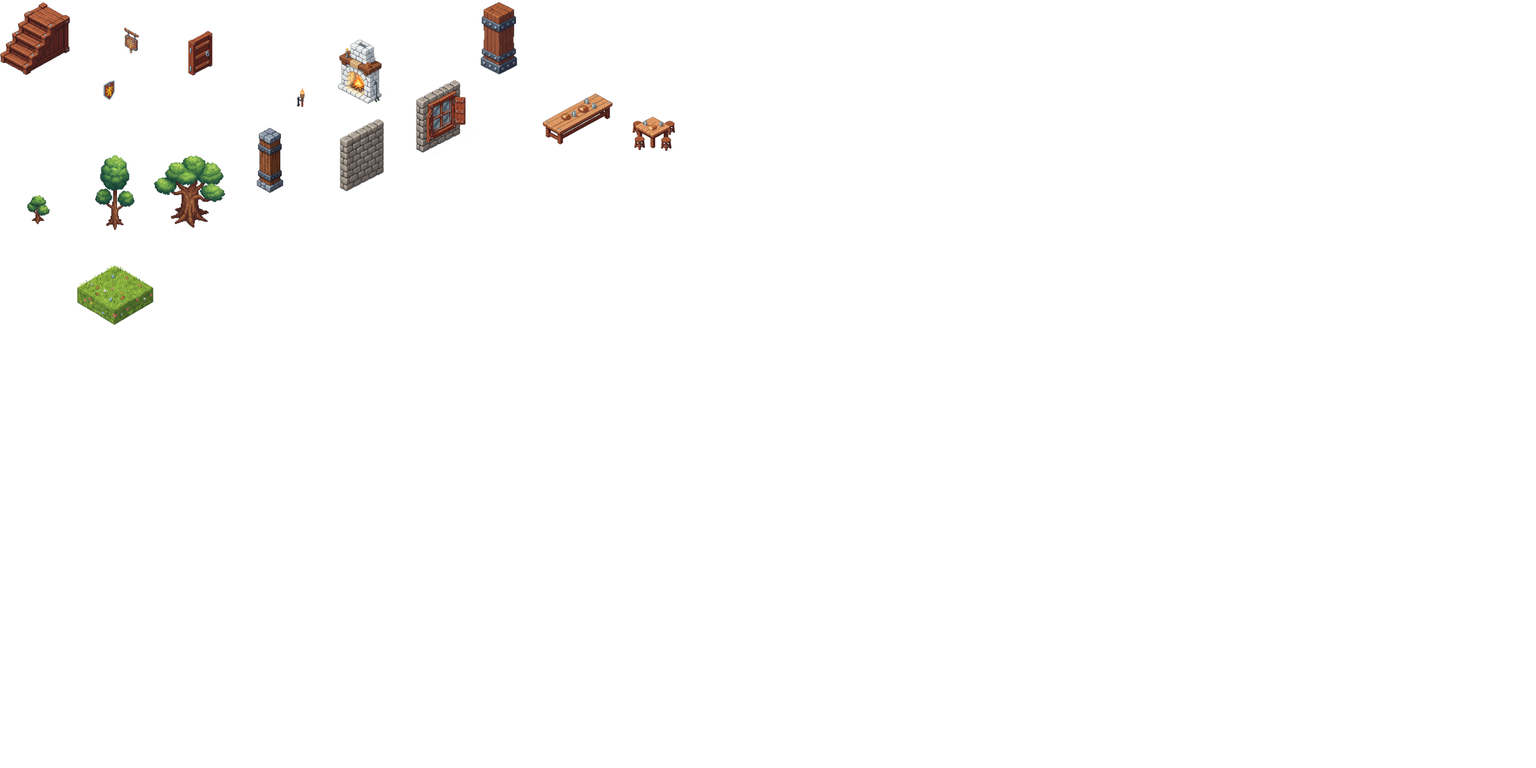
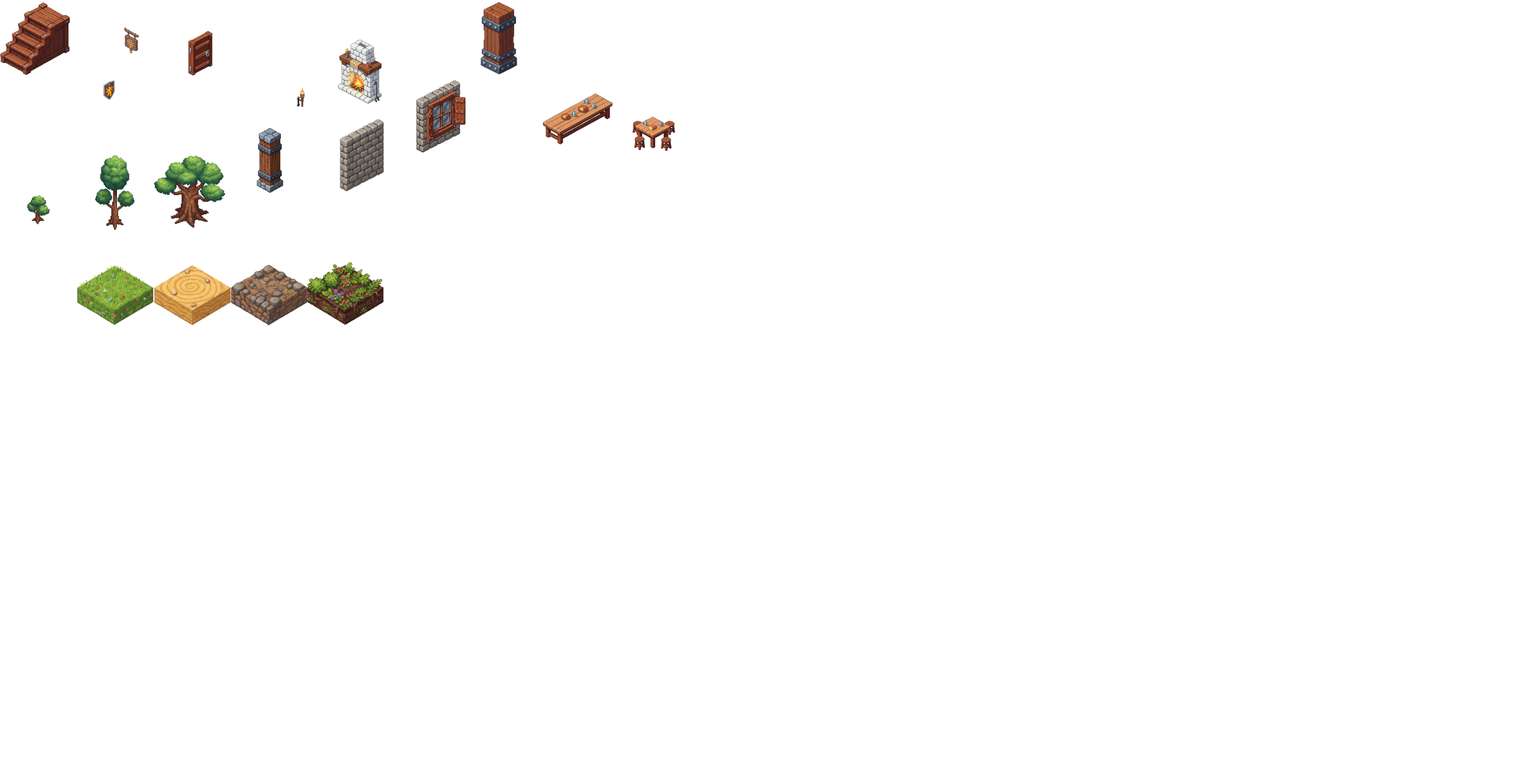
Comparing the layer stacks of the two w=1536, h=768 images. Changes:
added layer "Gemini_Generated_Image_upy1gjupy1gjupy1.png copy #3" above "Gemini_Generated_Image_upy1gjupy1gjupy1.png copy #2" over 304, 261, 384, 326
added layer "Gemini_Generated_Image_upy1gjupy1gjupy1.png copy #2" above "Gemini_Generated_Image_upy1gjupy1gjupy1.png copy #1" over 230, 263, 310, 326
added layer "Gemini_Generated_Image_upy1gjupy1gjupy1.png copy #1" above "Gemini_Generated_Image_upy1gjupy1gjupy1.png copy" over 154, 264, 235, 326
